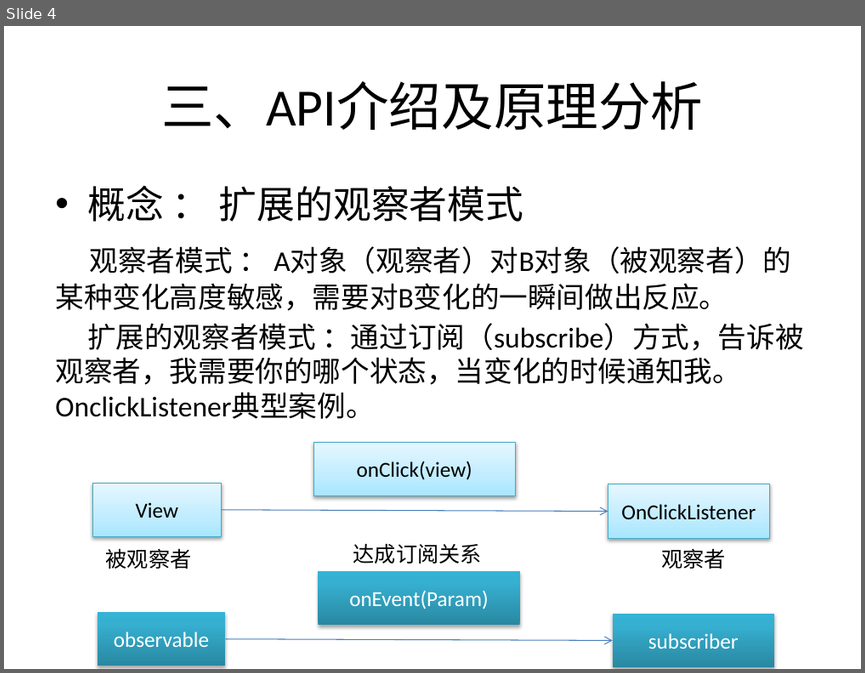
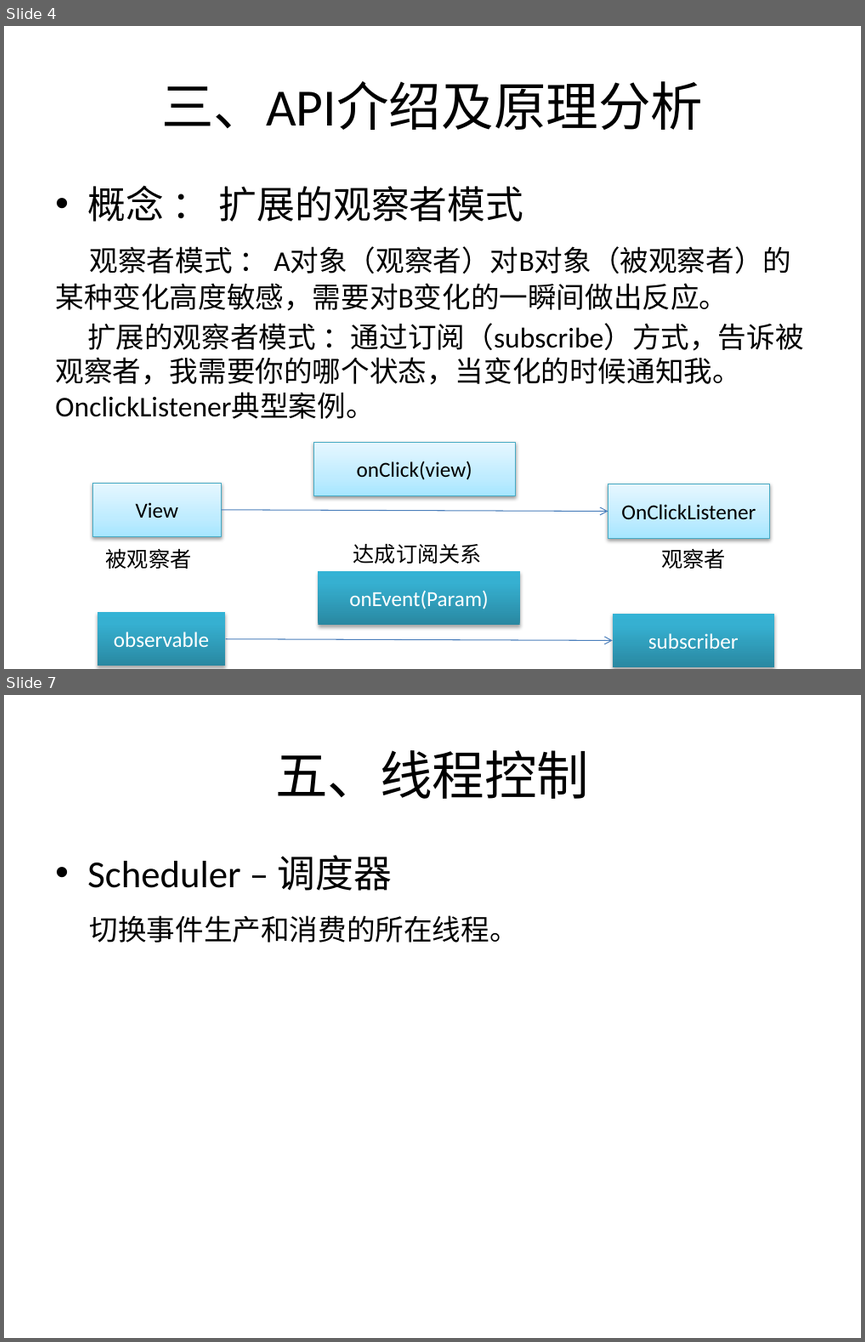
Before and after one commit to YongHuiLuo/TinyEasyView, a slide deck: RxJava 简介.pptx. Shown one above the other, each under a label of ours: slide 4 before the commit, slides 4 and 7 after it; the slides between them are not shown. The pictures are 865x673 and 865x1342 pixels, drawn with LibreOffice and Linux fonts; fonts in the diff are those of the drawing. Boxes give left, top, right and bottom in pixels: in the first picture for what was removed or moved away, otherwise in the second. Text is boxed around its words. In the diff, an @@ line names an element or a change of style, - is before the commit and + after.

```diff
--- a/RxJava 简介.pptx
+++ b/RxJava 简介.pptx
@@ slide 7 added at (x1=4, y1=695, x2=861, y2=1338), background #FFFFFF @@
@@ title added at (x1=275, y1=750, x2=590, y2=799), 44 pt, text #000000 @@
+五、线程控制
@@ text added at (x1=87, y1=855, x2=518, y2=942), 24 pt, text #000000 @@
+• Scheduler – 调度器
+切换事件生产和消费的所在线程。
```
Also in this commit, not shown: 4 other slides added, 8 other files.
